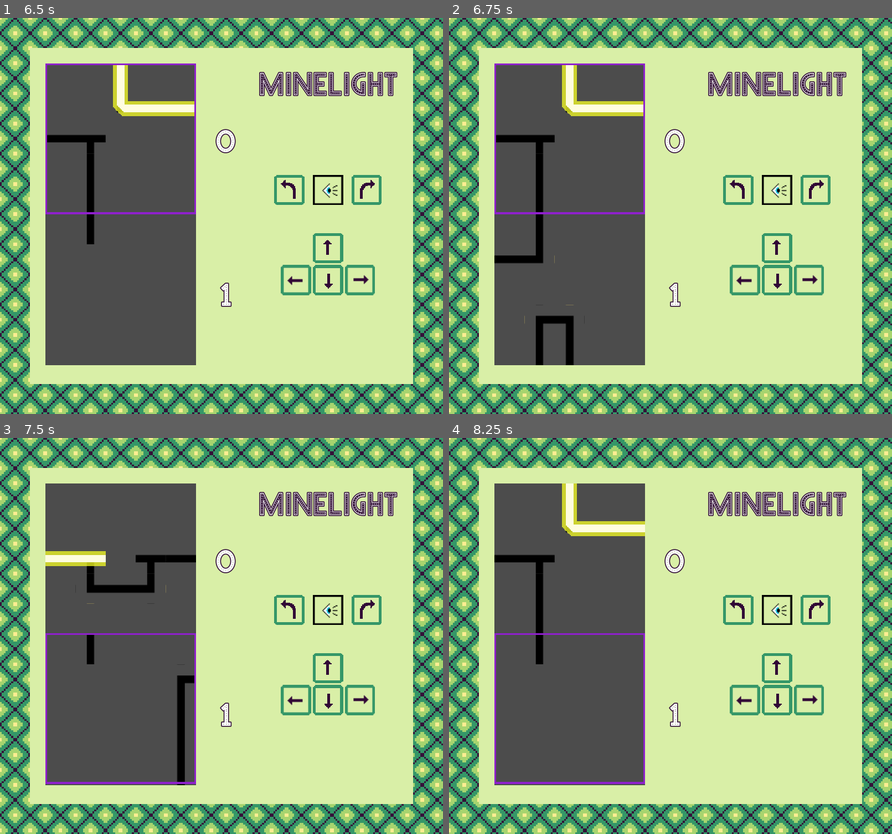
Above: before the commit, frames 1-4 (two rows, left to right).
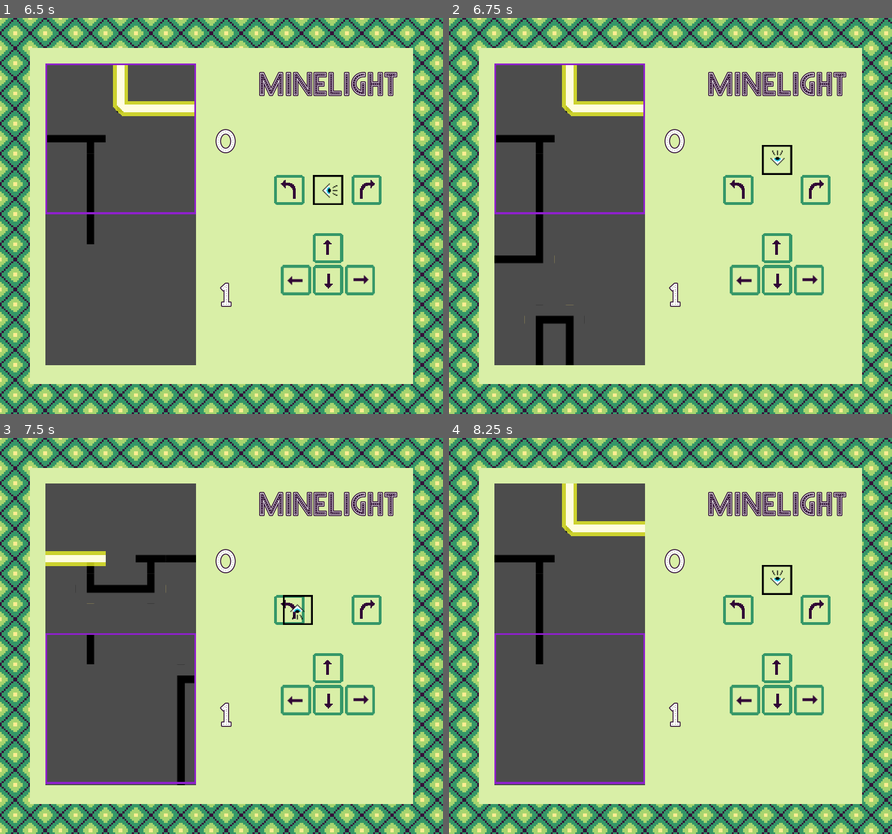
Above: after the commit, the same moments.

Repository: jojva/ld48
Game: Godot game, scene res://Main.tscn
The game is run twice, just before and just after one commit, with the same random seed, the same clock (stepped at 60 frames per second) and the same inputs.
Inputs (mouse positions are in pixels of both pictures, inside the frame that each line leads up to):
- Up to frame 1 (6.5 s): click (327, 247) at 0.5 s; click (327, 247) at 1.25 s; click (327, 279) at 2 s; click (327, 279) at 2.75 s; click (287, 188) at 3.5 s; click (367, 188) at 4.25 s; click (296, 279) at 5 s; click (358, 279) at 5.75 s
- Up to frame 2 (6.75 s): tap Enter at 6.5 s; move the mouse to (767, 196) at 6.52 s; hold Right (ui_right) from 6.53 s (still down); hold A (ui_look_left) from 6.53 s (still down); click (767, 196) at 6.67 s
- Up to frame 3 (7.5 s): tap E (ui_look_right) at 6.8, 7.35 s; tap Space at 7.25 s; move the mouse to (132, 655) at 7.27 s; release Right (ui_right) at 7.28 s; release A (ui_look_left) at 7.28 s; hold Down (ui_down) from 7.28 s (still down)
- Up to frame 4 (8.25 s): tap A (ui_look_left) at 7.55 s; tap Enter at 8 s; move the mouse to (714, 548) at 8.02 s; release Down (ui_down) at 8.03 s; hold Right (ui_right) from 8.03 s (still down); hold A (ui_look_left) from 8.03 s (still down)

Frame 1 is identical in both runs. In frame 2, 0.4% of the frame differs, in the area x 70-78%, y 32-48%; in frame 3, 0.4%; in frame 4, 0.4%.
Error before the commit: Attempt to call function 'rotate' in base 'null instance' on a null instance. (res://Main.gd:50)

Commit message:
update eye path

Diff:
--- a/Main.gd
+++ b/Main.gd
@@ -7,7 +7,7 @@
 onready var tower = viewport.get_node("Tower")
 onready var level_labels = game.get_node("LevelLabels")
 onready var highlighted_level = viewport.get_node("HighlightedLevel")
-onready var eye = game.get_node("VBoxContainer/Eye")
+onready var eye = game.get_node("VBoxContainer/CenterContainer3/VBoxContainer/CenterContainer/HBoxContainer/Eye")
 
 var current_face = 0
 var level_window = 0
@@ -47,7 +47,7 @@
 func look_left_right(direction):
 	current_face = (current_face + direction + 4) % 4
 	tower.position.x = - current_face * Constants.COLS * Constants.CELL_SIZE * tower.scale.x
-	eye.rotate(direction * PI / 2)
+	eye.set_rotation(current_face * PI / 2)
 
 
 func _on_TurnLeft_pressed():
